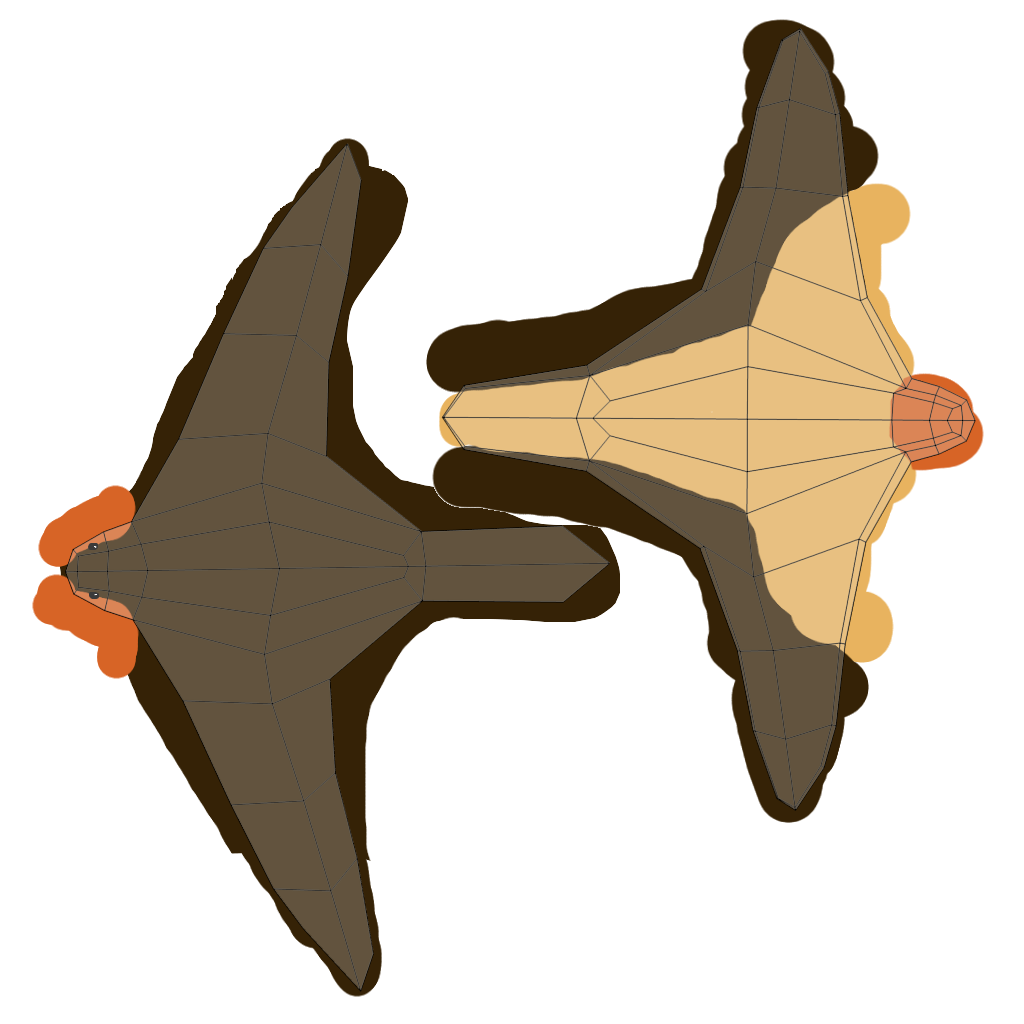
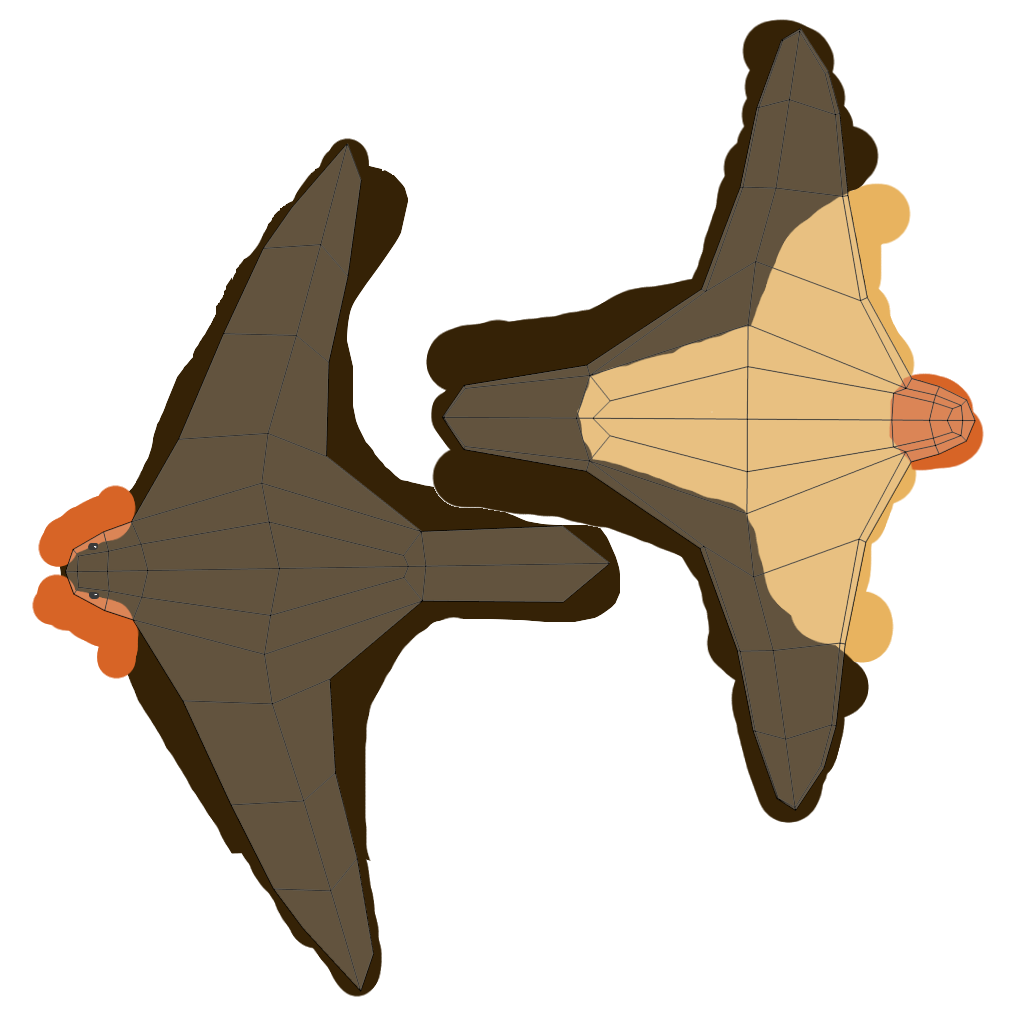
Two versions of the same layered image (1024x1024). Layer-by-layer changes:
painted on "bird" over <box>431,377,593,460</box>
